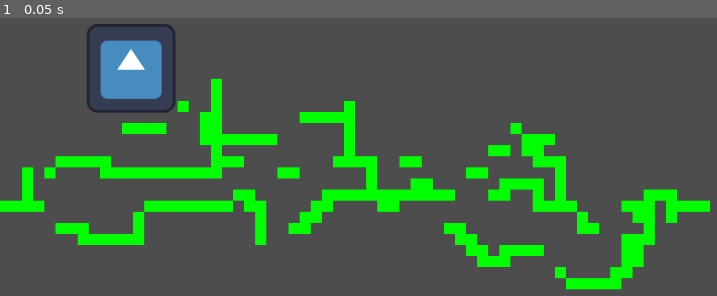
Above: before the commit, frame 1.
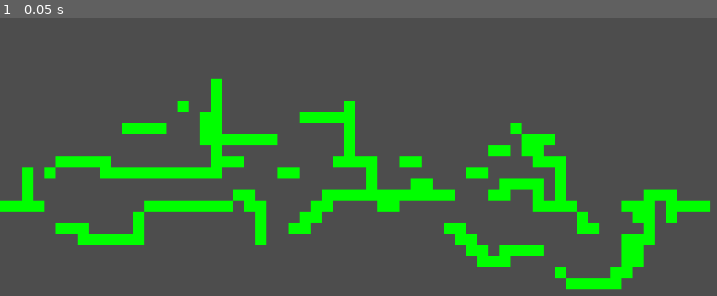
Above: after the commit, the same moment.

Repository: Patch-lnd/viby
Game: Godot game, scene res://main.tscn
The game is run twice, just before and just after one commit, with the same random seed, the same clock (stepped at 60 frames per second) and the same inputs. Before the commit the project has no main scene; this scene is started directly in both runs. The engine's default icon, where the game draws it, is replaced by a stand-in: a white triangle on a blue panel in a dark square.
Inputs:
- Up to frame 1 (0.05 s): no input

The runs differ from the first frame. In frame 1, 2.3% of the frame differs, in the area x 12-25%, y 2-35%.

Commit message:
variables updates

Diff:
--- a/main.tscn
+++ b/main.tscn
@@ -2,10 +2,9 @@
 
 [ext_resource type="Texture2D" uid="uid://cnpdq75ut3vnd" path="res://icon.svg" id="1_ig7tw"]
 [ext_resource type="Texture2D" uid="uid://btmvoanxxs1f5" path="res://green.png" id="2_0xm2m"]
-[ext_resource type="Script" uid="uid://dl8csq0fnjp8p" path="res://tile_map_layer.gd" id="3_h2yge"]
 
 [sub_resource type="RectangleShape2D" id="RectangleShape2D_0xm2m"]
-size = Vector2(122, 127.5)
+size = Vector2(29.5, 34.25)
 
 [sub_resource type="TileSetAtlasSource" id="TileSetAtlasSource_h2yge"]
 texture = ExtResource("2_0xm2m")
@@ -248,6 +247,34 @@
 physics_layer_0/collision_layer = 1
 sources/0 = SubResource("TileSetAtlasSource_h2yge")
 
+[sub_resource type="GDScript" id="GDScript_0xm2m"]
+script/source = "extends CharacterBody2D
+
+
+const SPEED = 300.0
+const JUMP_VELOCITY = -400.0
+
+
+func _physics_process(delta: float) -> void:
+	# Add the gravity.
+	if not is_on_floor():
+		velocity += get_gravity() * delta
+
+	# Handle jump.
+	if Input.is_action_just_pressed(\"jump\") and is_on_floor():
+		velocity.y = JUMP_VELOCITY
+
+	# Get the input direction and handle the movement/deceleration.
+	# As good practice, you should replace UI actions with custom gameplay actions.
+	var direction := Input.get_axis(\"left\", \"right\")
+	if direction:
+		velocity.x = direction * SPEED
+	else:
+		velocity.x = move_toward(velocity.x, 0, SPEED)
+
+	move_and_slide()
+"
+
 [node name="Main" type="Node2D"]
 
 [node name="Player" type="CharacterBody2D" parent="."]
@@ -256,14 +283,15 @@
 [node name="Sprite2D" type="Sprite2D" parent="Player"]
 
 [node name="CollisionShape2D" type="CollisionShape2D" parent="Player"]
-position = Vector2(189, 109.25)
+position = Vector2(-22.75, 256.125)
 shape = SubResource("RectangleShape2D_0xm2m")
 
 [node name="Icon" type="Sprite2D" parent="."]
-position = Vector2(189, 113)
+position = Vector2(-23.5, 258.875)
+scale = Vector2(0.304687, 0.279297)
 texture = ExtResource("1_ig7tw")
 
 [node name="TileMapLayer" type="TileMapLayer" parent="."]
-tile_map_data = PackedByteArray("AAAFAA8AAAABAAEAAAAGAA8AAAA …(2911 unchanged characters)… ABAAEAAAACABAAAAABAAEAAAAEABAAAAABAAEAAAA=")
+tile_map_data = PackedByteArray("AAAFAA8AAAABAAEAAAAGAA8AAAA …(2911 unchanged characters)… ABAAEAAAACABAAAAABAAEAAAAEABAAAAABAAEAAAD//xMAAAAAAAEAAAD+/xMAAAAAAAEAAAD+/xIAAAAAAAEAAAD9/xIAAAAAAAEAAAD9/xMAAAAAAAEAAAD8/xMAAAAAAAEAAAD7/xMAAAAAAAEAAAA=")
 tile_set = SubResource("TileSet_1bvp3")
-script = ExtResource("3_h2yge")
+script = SubResource("GDScript_0xm2m")
--- a/project.godot
+++ b/project.godot
@@ -11,6 +11,7 @@
 [application]
 
 config/name="Viby"
+run/main_scene="uid://dcuhirh81t7s4"
 config/features=PackedStringArray("4.4", "GL Compatibility")
 config/icon="res://icon.svg"
 
@@ -39,6 +40,10 @@
 ]
 }
 
+[physics]
+
+2d/default_gravity=2500.0
+
 [rendering]
 
 renderer/rendering_method="gl_compatibility"
--- a/tile_map_layer.gd
+++ b/tile_map_layer.gd
@@ -1,8 +1,8 @@
 extends CharacterBody2D
 
 
-const SPEED = 300.0
-const JUMP_VELOCITY = -400.0
+const SPEED = 400.0
+const JUMP_VELOCITY = -900.0
 
 
 func _physics_process(delta: float) -> void:
@@ -20,6 +20,6 @@
 	if direction:
 		velocity.x = direction * SPEED
 	else:
-		velocity.x = move_toward(velocity.x, 0, SPEED)
+		velocity.x = move_toward(velocity.x, 0, 12)
 
 	move_and_slide()
